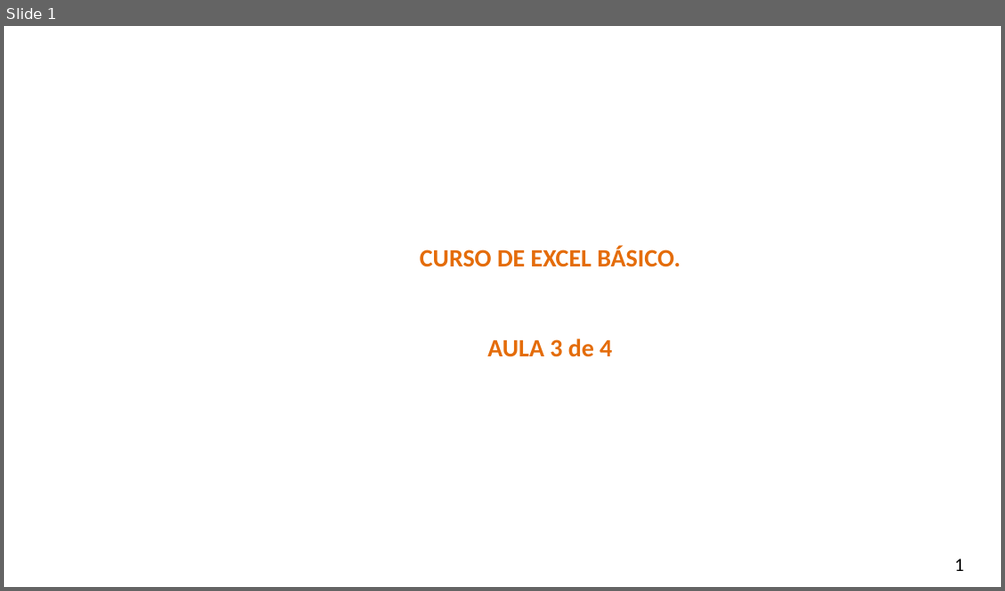
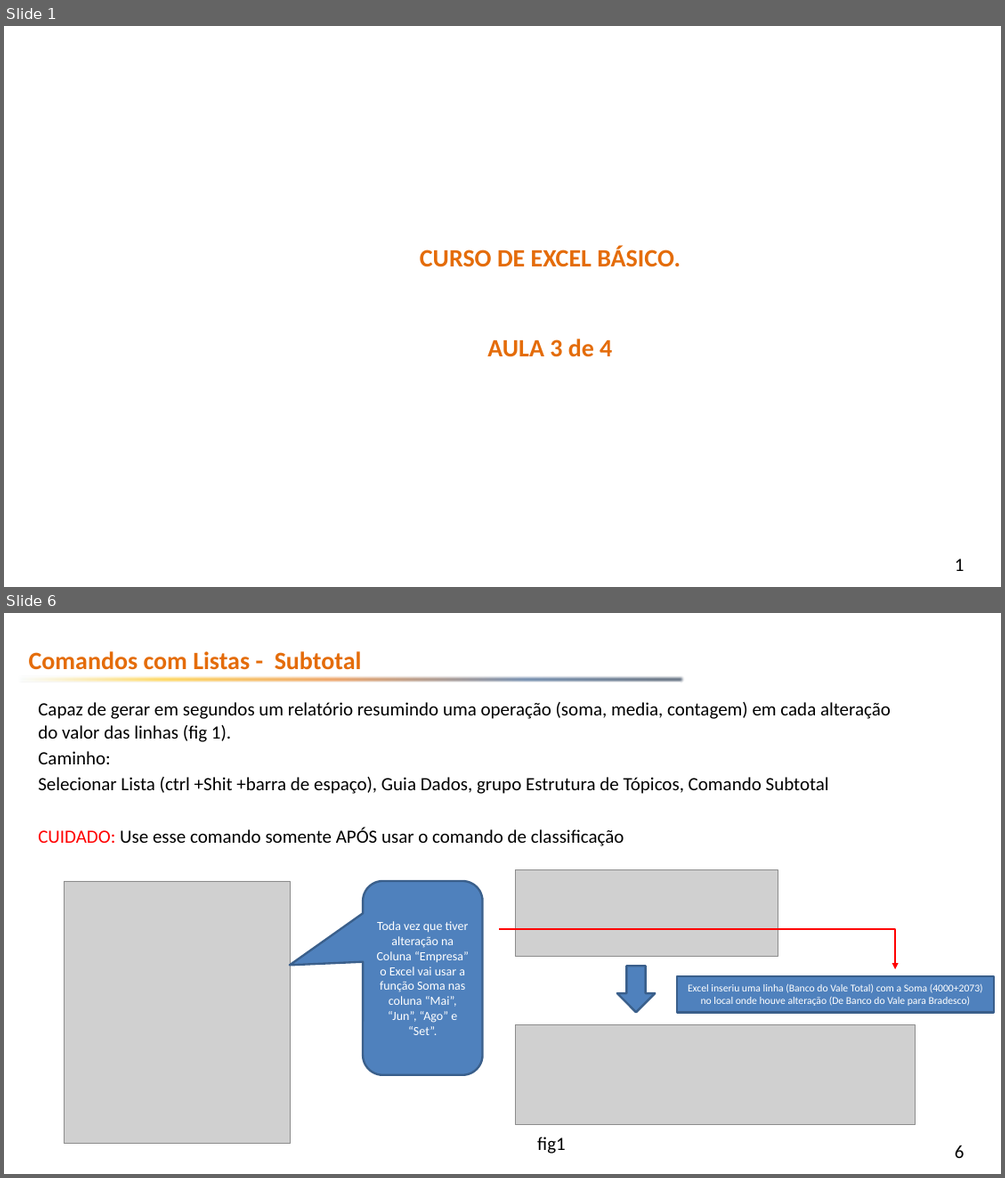
Before and after one commit to smart-planning/Excel_Basico, a slide deck: Aula3/Atividades.pptx. Shown one above the other, each under a label of ours: slide 1 before the commit, slides 1 and 6 after it; the slides between them are not shown. The pictures are 1005x591 and 1005x1178 pixels, drawn with LibreOffice and Linux fonts; fonts in the diff are those of the drawing; grey boxes stand for pictures; background and template pictures are left out. Boxes give left, top, right and bottom in pixels: in the first picture for what was removed or moved away, otherwise in the second. Text is boxed around its words. In the diff, an @@ line names an element or a change of style, - is before the commit and + after.

```diff
--- a/Aula3/Atividades.pptx
+++ b/Aula3/Atividades.pptx
@@ slide 6 added at (4, 613, 1001, 1174), background picture (left out); not listed: 1 template element that a slide beside it also shows @@
@@ text added at (29, 651, 362, 670), 24 pt, text #E46C0A, bold @@
+Comandos com Listas - Subtotal
@@ right arrow added at (18, 674, 685, 685), fill gradient #F6FBFC to #FFC000 to #E46C0A to #1F497D to #0F243E @@
@@ text added at (38, 702, 890, 846), 18 pt, text #000000 @@
+Capaz de gerar em segundos um relatório resumindo uma operação (soma, media, contagem) em cada alteração do valor das linhas (fig 1).
+Caminho:
+Selecionar Lista (ctrl +Shit +barra de espaço), Guia Dados, grupo Estrutura de Tópicos, Comando Subtotal
+CUIDADO: Use esse comando somente APÓS usar o comando de classificação
@@ picture added at (516, 870, 778, 957) @@
@@ picture added at (64, 881, 291, 1143) @@
@@ rounded speech box added at (363, 881, 483, 1074), fill #4F81BD, outline #3A5F8C 2 pt, 12 pt, text #FFFFFF @@
+Toda vez que tiver alteração na Coluna “Empresa” o Excel vai usar a função Soma nas coluna “Mai”, “Jun”, “Ago” e “Set”.
@@ elbow arrow added from (499, 929) to (896, 969), #FF0000 2 pt @@
@@ down arrow added at (617, 966, 655, 1013), fill #4F81BD, outline #3A5F8C 2 pt @@
@@ rectangle added at (677, 976, 994, 1013), fill #4F81BD, outline #3A5F8C 2 pt, 10 pt, text #FFFFFF @@
+Excel inseriu uma linha (Banco do Vale Total) com a Soma (4000+2073) no local onde houve alteração (De Banco do Vale para Bradesco)
@@ picture added at (516, 1025, 914, 1125) @@
@@ text added at (537, 1136, 566, 1153), 18 pt, text #000000 @@
+fig1
```
Also in this commit, not shown: 7 other slides added, 4 slides removed, 4 other files.
